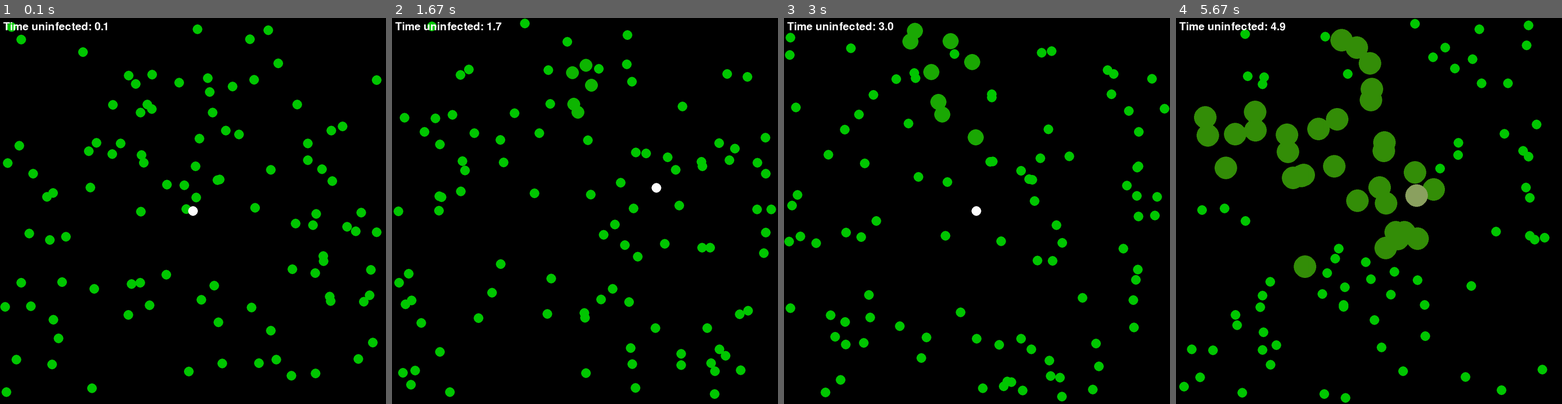
Above: before the commit, frames 1-4 (left to right).
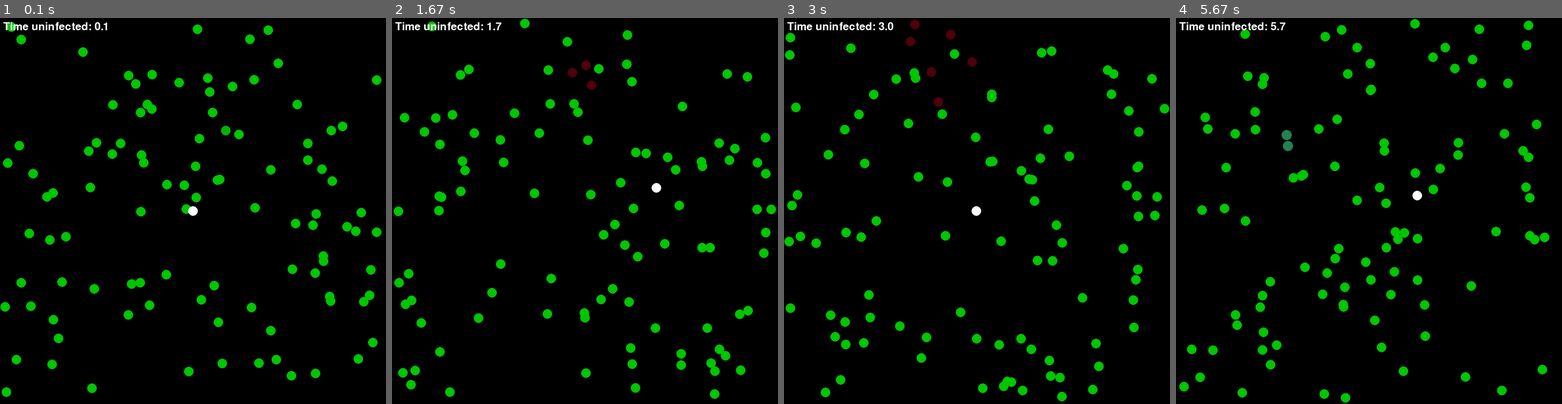
Above: after the commit, the same moments.

Repository: ajaysridhar0/APCSP-Final-Project
Game: pygame game, started from covid19_game.py
Same seed, same stepped clock (60 frames per second), same inputs: the game is played once before the commit and once after it.
Inputs:
- Up to frame 1 (0.1 s): no input
- Up to frame 2 (1.67 s): hold Right 0.33-0.8 s; hold Up 0.83-1.13 s; hold Right 1.17-1.63 s
- Up to frame 3 (3 s): hold Left 1.67-2.2 s; hold Down 2.23-2.53 s; hold Left 2.57-2.97 s
- Up to frame 4 (5.67 s): hold Up 3-3.37 s; hold Right 3.4-4.03 s; hold Down 4.07-4.43 s; hold Left 4.47-4.93 s; hold Right 4.97-5.43 s; hold Up from 5.47 s (still down)

The runs differ from the first frame. In frame 2, 0.4% of the frame differs, in the area x 10-54%, y 10-28%; in frame 3, 1.1%; in frame 4, 7.8%, in the area x 4-97%, y 1-98%.

Commit message:
Add recurring mutating virus with difficulty increasing

Diff:
--- a/covid19_game.py
+++ b/covid19_game.py
@@ -58,7 +58,7 @@
         self.start_time = time.time()
         self.duration = random.randrange(5, 6 + level)
         self.radius = random.randrange(15, 16 + level)
-        self.color = (random.randrange(0, 255), random.randrange(0, 255),
+        self.color = (random.randrange(0, 255), 0,
                       random.randrange(0, 255))
         # self.death_rate = death_rate
 
@@ -105,6 +105,10 @@
         self.healthy_color = healthy_color
         self.immune = False
         self.virus = virus
+        if self.virus is not None:
+            self.virus_carrier = True
+        else:
+            self.virus_carrier = False
 
     def is_hit(self, pos, radius):
         if (self.pos - pos).v < self.radius + radius:
@@ -164,13 +168,13 @@
             random.randrange(self.radius, display_width - self.radius),
             random.randrange(self.radius, display_height - self.radius)
         )
+
         self.vel = Vector(random.randrange(-200, 200),
                           random.randrange(-200, 200))
         self.vel.normalize()
         scal = random.randrange(5, 20) / 10
         self.vel.x *= scal
         self.vel.y *= scal
-        '''self.tick = 0'''
 
     def bounce(self):
         if self.pos.x < self.radius or self.pos.x > display_width - self.radius:
@@ -231,7 +235,7 @@
 
 
 def game_loop():
-    # time.sleep(3)
+    global virus_level
     for i in range(0, population):
         people.append(Npc(15))
     player = Player(
@@ -241,7 +245,7 @@
         [pygame.K_LEFT, pygame.K_RIGHT, pygame.K_UP, pygame.K_DOWN]
     )
     people.append(player)
-    infected_people.append(Npc(15, virus=Virus(50)))
+    infected_people.append(Npc(15, virus=Virus(virus_level)))
 
     game_exit = False
     while not game_exit:
@@ -250,6 +254,18 @@
                 quit_game()
 
         game_display.fill(black)
+
+        if len(infected_people) == 0:
+            virus_level += 5
+            for patient in immune_people:
+                patient.immune = False
+                if patient.virus_carrier:
+                    patient.virus = Virus(virus_level)
+                    infected_people.append(patient)
+                else:
+                    people.append(patient)
+            del immune_people[:]
+
         for patient in people:
             patient.animate()
         for patient in infected_people:
